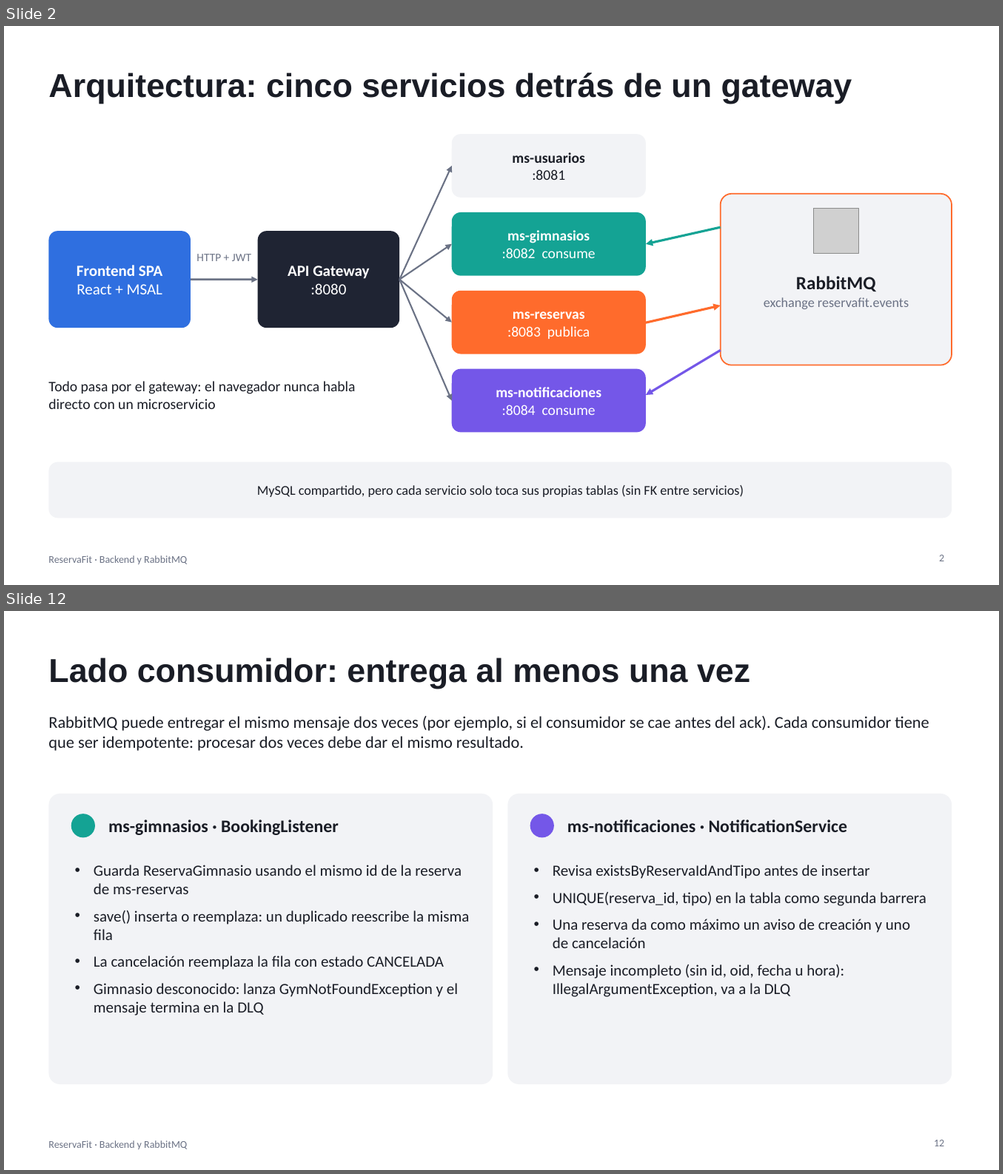
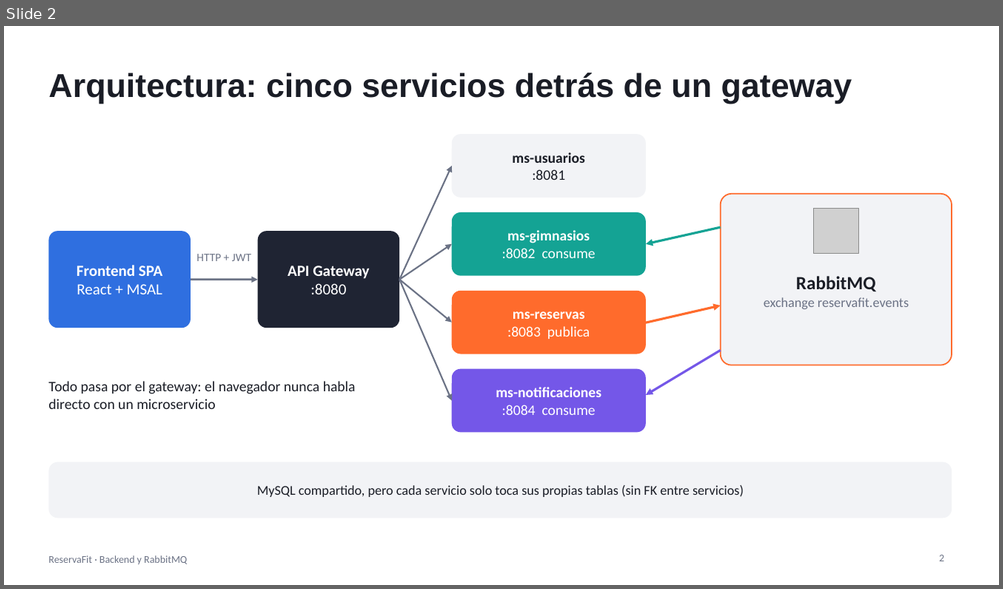
Before and after one commit to nxiiio/ReservaFit, a slide deck: docs/presentacion-backend-rabbitmq.pptx. Shown one above the other, each under a label of ours: slides 2 and 12 before the commit, slide 2 after it; the slides between them are not shown. The pictures are 1003x1174 and 1003x589 pixels, drawn with LibreOffice and Linux fonts; fonts in the diff are those of the drawing; grey boxes stand for pictures. Boxes give left, top, right and bottom in pixels: in the first picture for what was removed or moved away, otherwise in the second. Text is boxed around its words. In the diff, an @@ line names an element or a change of style, - is before the commit and + after.

```diff
--- a/docs/presentacion-backend-rabbitmq.pptx
+++ b/docs/presentacion-backend-rabbitmq.pptx
@@ slide 12 removed at (4, 611, 999, 1170), background #FFFFFF; not listed: 1 template element that a slide beside it also shows @@
@@ title removed at (48, 658, 750, 688) @@
-Lado consumidor: entrega al menos una vez
@@ text removed at (48, 716, 928, 751) @@
-RabbitMQ puede entregar el mismo mensaje dos veces (por ejemplo, si el consumidor se cae antes del ack). Cada consumidor tiene que ser idempotente: procesar dos veces debe dar el mismo resultado.
@@ rounded rectangle removed at (48, 794, 492, 1085) @@
@@ rounded rectangle removed at (508, 794, 951, 1085) @@
@@ ellipse removed at (71, 814, 95, 838) @@
@@ text removed at (108, 820, 338, 835) @@
-ms-gimnasios · BookingListener
@@ ellipse removed at (530, 814, 554, 838) @@
@@ text removed at (567, 820, 848, 832) @@
-ms-notificaciones · NotificationService
@@ text removed at (94, 865, 469, 1016) @@
-• Guarda ReservaGimnasio usando el mismo id de la reserva de ms-reservas
-• save() inserta o reemplaza: un duplicado reescribe la misma fila
-• La cancelación reemplaza la fila con estado CANCELADA
-• Gimnasio desconocido: lanza GymNotFoundException y el mensaje termina en la DLQ
@@ text removed at (552, 865, 926, 997) @@
-• Revisa existsByReservaIdAndTipo antes de insertar
-• UNIQUE(reserva_id, tipo) en la tabla como segunda barrera
-• Una reserva da como máximo un aviso de creación y uno de cancelación
-• Mensaje incompleto (sin id, oid, fecha u hora): IllegalArgumentException, va a la DLQ
@@ page number removed at (933, 1140, 944, 1147) @@
-12
```
Also in this commit, not shown: 10 slides changed, 3 slides added, 3 other slides removed.
